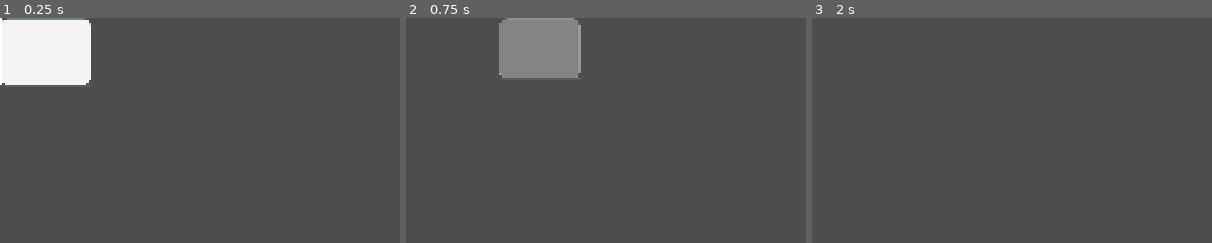
Above: before the commit, frames 1-3 (left to right).
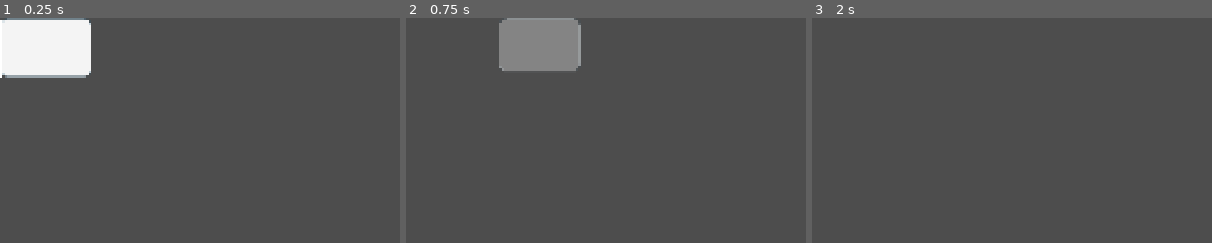
Above: after the commit, the same moments.

Repository: SnowWindSaveYou/project_dark_city
Game: Godot game, scene res://scenes/ui/components/toast_item.tscn
The game is run twice, just before and just after one commit, with the same random seed, the same clock (stepped at 60 frames per second) and the same inputs. This scene is started directly instead of the project's main scene.
Inputs (mouse positions are % of the whole screen's width and height, from its top left):
- Up to frame 1 (0.25 s): no input
- Up to frame 2 (0.75 s): tap Enter at 0.5 s; drag from (6, 8) to (60, 28) at 0.52 s
- Up to frame 3 (2 s): tap Space at 1.25 s; drag from (30, 55) to (45, 70) at 1.27 s
The pictures show only the part of the screen within x 0-50%, y 0-50%; the shares and areas given below are measured in that part.

The runs differ from the first frame. In frame 1, 1.0% of the frame differs, in the area x 0-23%, y 0-30%; in frame 2, 0.6%; in frame 3, nothing differs.

Commit message:
Update UI scenes and scripts (toast, event popup, game over)

Diff:
--- a/godot/scenes/screens/game_over.tscn
+++ b/godot/scenes/screens/game_over.tscn
@@ -20,7 +20,7 @@
 anchor_bottom = 1.0
 grow_horizontal = 2
 grow_vertical = 2
-mouse_filter = 2
+mouse_filter = 0
 color = Color(0.06, 0.1, 0.18, 0.0)
 
 [node name="GlowCircle" type="Control" parent="."]
--- a/godot/scenes/ui/components/toast_item.tscn
+++ b/godot/scenes/ui/components/toast_item.tscn
@@ -23,7 +23,7 @@
 
 [node name="Spacer1" type="Control" parent="HBox/VBox"]
 layout_mode = 2
-custom_minimum_size = Vector2(0, 6)
+custom_minimum_size = Vector2(0, 10)
 
 [node name="HeaderRow" type="HBoxContainer" parent="HBox/VBox"]
 layout_mode = 2
@@ -46,7 +46,7 @@
 
 [node name="Spacer2" type="Control" parent="HBox/VBox"]
 layout_mode = 2
-custom_minimum_size = Vector2(0, 4)
+custom_minimum_size = Vector2(0, 8)
 
 [node name="ProgressBar" type="ProgressBar" parent="HBox/VBox"]
 layout_mode = 2
--- a/godot/scenes/ui/event_popup.tscn
+++ b/godot/scenes/ui/event_popup.tscn
@@ -101,9 +101,10 @@
 anchors_preset = 1
 anchor_left = 1.0
 anchor_right = 1.0
-offset_left = -232.0
+offset_left = -272.0
 offset_top = 52.0
 offset_right = -12.0
 offset_bottom = 400.0
 grow_horizontal = 0
 mouse_filter = 2
+theme_override_constants/separation = 8
--- a/godot/scripts/ui/toast_item.gd
+++ b/godot/scripts/ui/toast_item.gd
@@ -45,13 +45,23 @@
 	style.border_color = Color(t.panel_border.r, t.panel_border.g, t.panel_border.b, 0.31)
 	style.set_border_width_all(3)
 	style.set_corner_radius_all(18)
-	style.set_content_margin_all(0)
+	# 内边距：左侧 TypeBar 齐平，右/上留出呼吸空间
+	style.content_margin_left = 0
+	style.content_margin_right = 14
+	style.content_margin_top = 4
+	style.content_margin_bottom = 0
 	add_theme_stylebox_override("panel", style)
 
-	# 字号
-	_icon_label.add_theme_font_size_override("font_size", 60)
-	_title_label.add_theme_font_size_override("font_size", 42)
-	_desc_label.add_theme_font_size_override("font_size", 33)
+	# 容器间距
+	$HBox.add_theme_constant_override("separation", 10)
+	$HBox/VBox.add_theme_constant_override("separation", 4)
+	$HBox/VBox/HeaderRow.add_theme_constant_override("separation", 6)
+	_effects_row.add_theme_constant_override("separation", 6)
+
+	# 字号（适配容器宽度，避免拥挤）
+	_icon_label.add_theme_font_size_override("font_size", 42)
+	_title_label.add_theme_font_size_override("font_size", 36)
+	_desc_label.add_theme_font_size_override("font_size", 28)
 	_desc_label.add_theme_color_override("font_color", t.text_secondary)
 
 	# 进度条样式
@@ -105,7 +115,7 @@
 	if shield_used:
 		var lbl := Label.new()
 		lbl.text = "🧿 护身符抵挡了伤害!"
-		lbl.add_theme_font_size_override("font_size", 33)
+		lbl.add_theme_font_size_override("font_size", 26)
 		lbl.add_theme_color_override("font_color", Color(t.safe.r, t.safe.g, t.safe.b, 0.86))
 		_effects_row.add_child(lbl)
 	elif effects.size() > 0:
@@ -122,15 +132,15 @@
 			badge_style.border_color = Color(bg_c.r, bg_c.g, bg_c.b, 0.31)
 			badge_style.set_border_width_all(1)
 			badge_style.set_corner_radius_all(9)
-			badge_style.content_margin_left = 12
-			badge_style.content_margin_right = 12
-			badge_style.content_margin_top = 6
-			badge_style.content_margin_bottom = 6
+			badge_style.content_margin_left = 10
+			badge_style.content_margin_right = 10
+			badge_style.content_margin_top = 4
+			badge_style.content_margin_bottom = 4
 			badge.add_theme_stylebox_override("panel", badge_style)
 
 			var lbl := Label.new()
 			lbl.text = badge_text
-			lbl.add_theme_font_size_override("font_size", 30)
+			lbl.add_theme_font_size_override("font_size", 26)
 			lbl.add_theme_color_override("font_color", Color(bg_c.r, bg_c.g, bg_c.b, 0.86))
 			badge.add_child(lbl)
 			_effects_row.add_child(badge)
--- a/godot/scripts/visual/game_over_scene.gd
+++ b/godot/scripts/visual/game_over_scene.gd
@@ -276,14 +276,14 @@
 	if _phase == Phase.NONE:
 		return
 
-	# 吃掉所有输入防止穿透到下层
-	if event is InputEventMouseButton and event.pressed:
-		get_viewport().set_input_as_handled()
-	elif event is InputEventKey and event.pressed:
+	# 键盘快捷键 + 吃掉按键防止穿透到下层
+	if event is InputEventKey and event.pressed:
 		if _phase == Phase.IDLE:
 			if event.keycode == KEY_ENTER or event.keycode == KEY_SPACE:
 				dismiss()
 		get_viewport().set_input_as_handled()
+	# 鼠标事件：不在 _input 中吃掉，让 GUI 层 (Button) 正常接收点击
+	# 穿透防护由 Overlay (mouse_filter=STOP) 自然阻断
 
 # ---------------------------------------------------------------------------
 # 按钮回调
